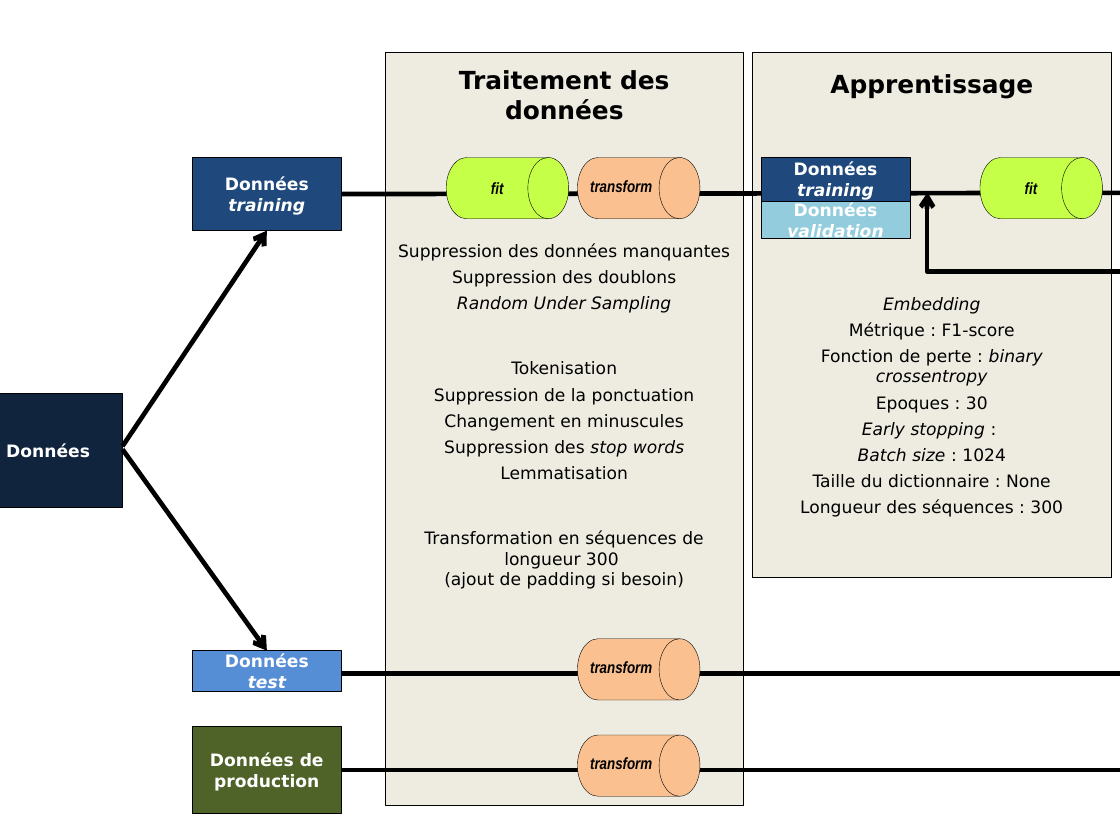
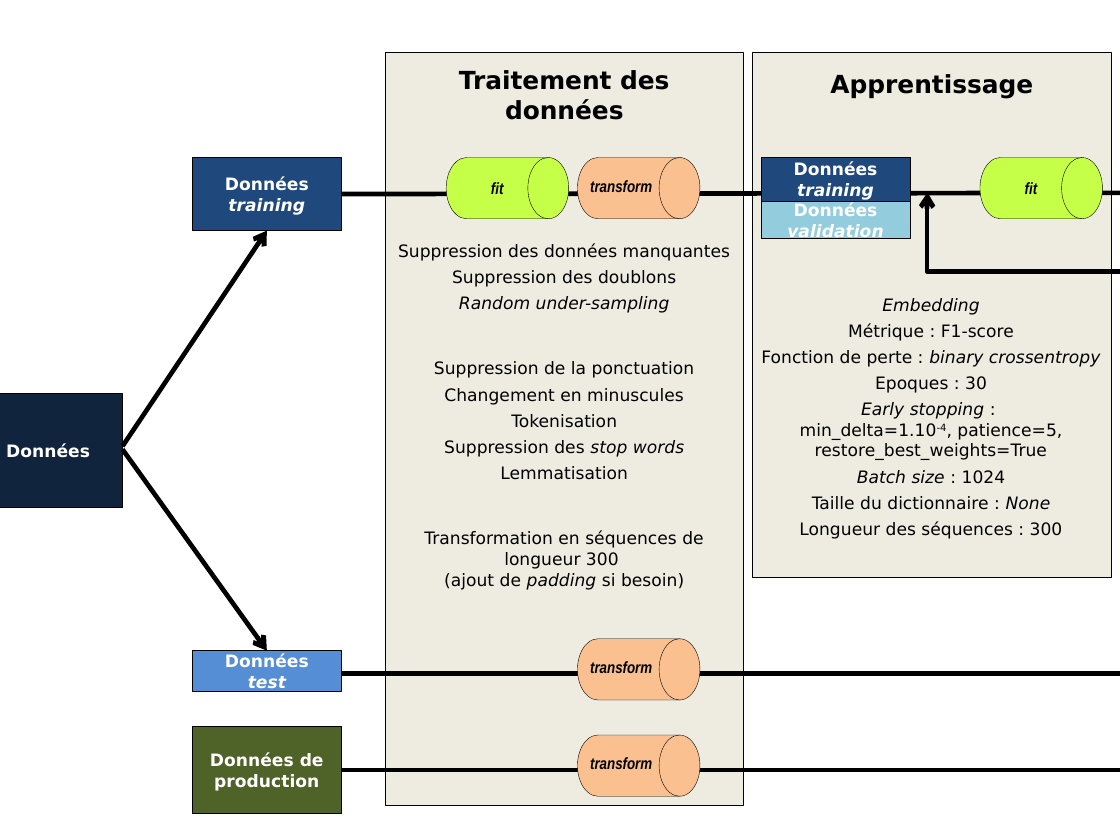
Before and after one commit to marianneSimplon/projet_fil_rouge, a slide deck: slide 1 of ORAL/SCHEMAS.pptx. Drawn at 1120x840 pixels with LibreOffice and Linux fonts; fonts in the diff are those of the drawing. Boxes give left, top, right and bottom in pixels: in the first picture for what was removed or moved away, otherwise in the second. Text is boxed around its words. In the diff, an @@ line names an element or a change of style, - is before the commit and + after.

```diff
--- a/ORAL/SCHEMAS.pptx
+++ b/ORAL/SCHEMAS.pptx
@@ text at (398, 243, 730, 590): paragraph added @@
+Tokenisation
@@ text at (459, 296, 670, 313): text changed @@
-Random Under Sampling
-Tokenisation
+Random under-sampling
@@ text at (800, 423, 1062, 460): paragraph added @@
+min_delta=1.10-4, patience=5, restore_best_weights=True
@@ text at (812, 496, 1051, 510): italic on in "None" @@
@@ text at (444, 573, 684, 590): italic on in "padding" @@
```
Also in this commit, not shown: 3 slides added, 5 other files.
